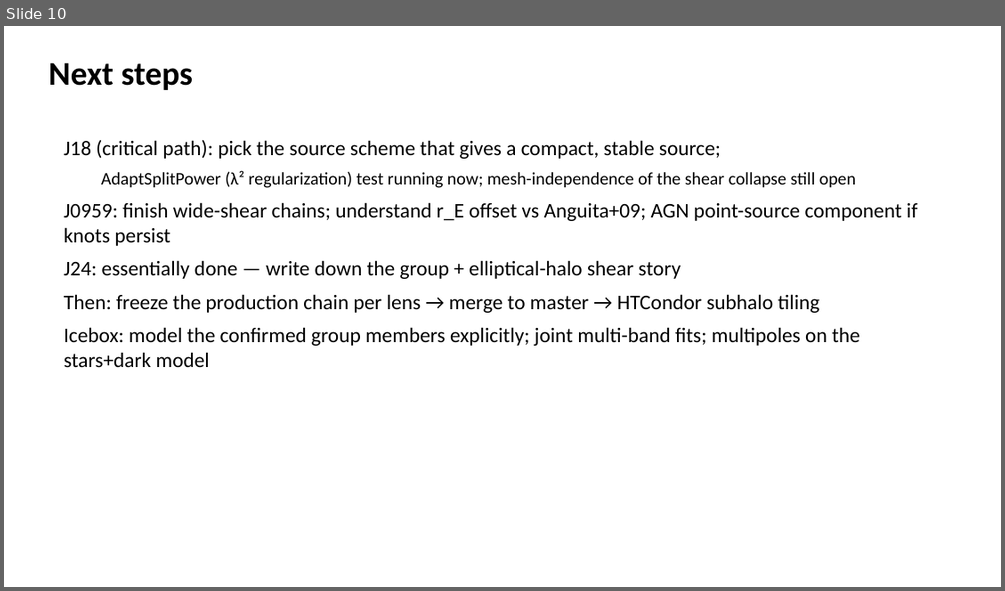
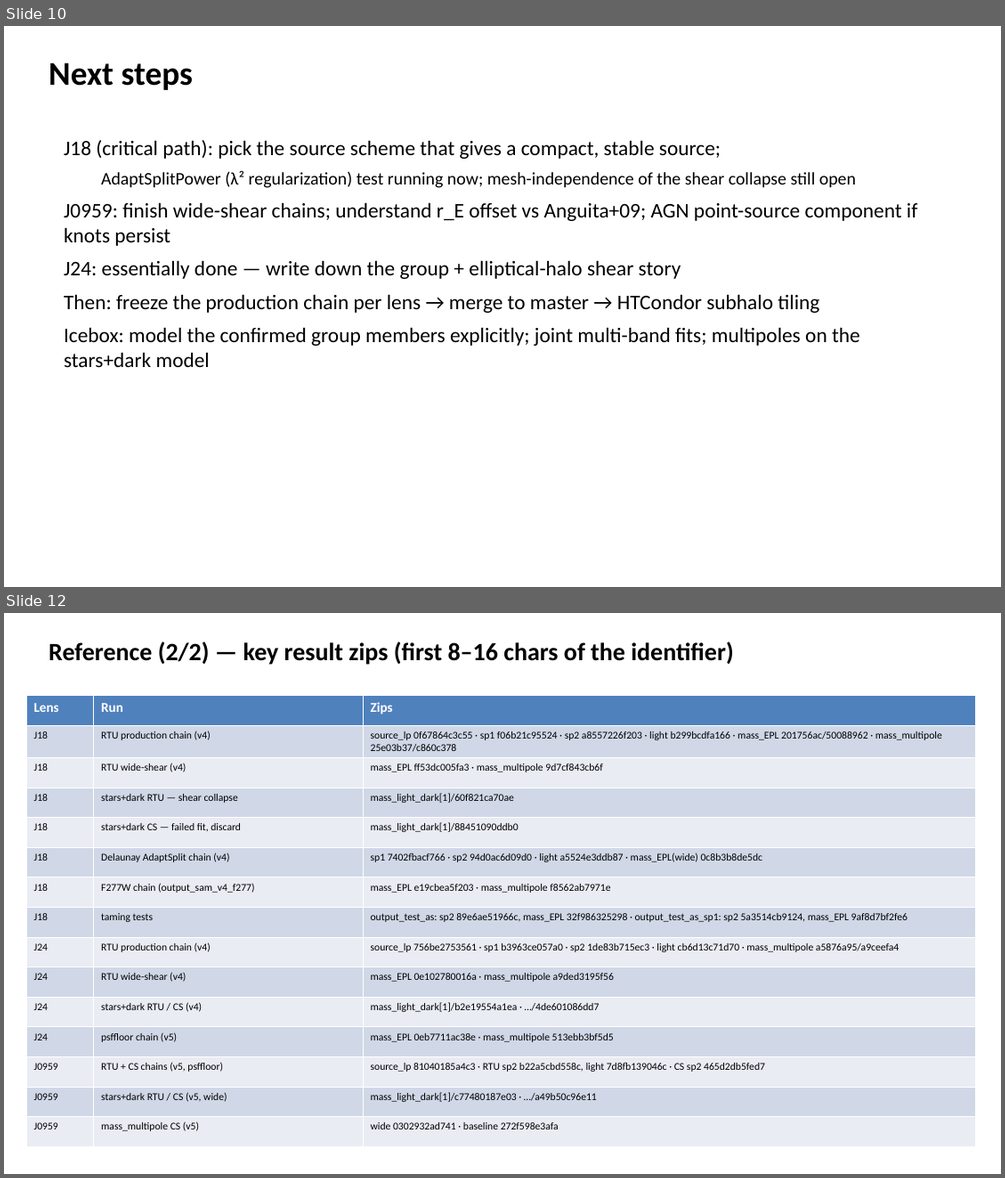
Before and after one commit to gravlensingcuhk/PyAutoLens-Project, a slide deck: docs/update_2026-11-12/cowls_status_2026-11-12.pptx. Shown one above the other, each under a label of ours: slide 10 before the commit, slides 10 and 12 after it; the slides between them are not shown. The pictures are 1005x591 and 1005x1178 pixels, drawn with LibreOffice and Linux fonts; fonts in the diff are those of the drawing. Boxes give left, top, right and bottom in pixels: in the first picture for what was removed or moved away, otherwise in the second. Text is boxed around its words. In the diff, an @@ line names an element or a change of style, - is before the commit and + after.

Commit message:
Add reference slides (folder map + key zip identifiers) and full run inventory

```diff
--- a/docs/update_2026-11-12/cowls_status_2026-11-12.pptx
+++ b/docs/update_2026-11-12/cowls_status_2026-11-12.pptx
@@ slide 12 added at box(4, 613, 1001, 1174), background #FFFFFF @@
@@ text added at box(48, 641, 733, 665), 24 pt, text #000000, bold @@
+Reference (2/2) — key result zips (first 8–16 chars of the identifier)
@@ table added at box(26, 695, 976, 1144), 15 rows, 3 columns @@
+Lens | Run | Zips
+J18 | RTU production chain (v4) | source_lp 0f67864c3c55 · sp1 f06b21c95524 · sp2 a8557226f203 · light b299bcdfa166 · mass_EPL 201756ac/50088962 · mass_multipole 25e03b37/c860c378
+J18 | RTU wide-shear (v4) | mass_EPL ff53dc005fa3 · mass_multipole 9d7cf843cb6f
+J18 | stars+dark RTU — shear collapse | mass_light_dark[1]/60f821ca70ae
+J18 | stars+dark CS — failed fit, discard | mass_light_dark[1]/88451090ddb0
+J18 | Delaunay AdaptSplit chain (v4) | sp1 7402fbacf766 · sp2 94d0ac6d09d0 · light a5524e3ddb87 · mass_EPL(wide) 0c8b3b8de5dc
+J18 | F277W chain (output_sam_v4_f277) | mass_EPL e19cbea5f203 · mass_multipole f8562ab7971e
+J18 | taming tests | output_test_as: sp2 89e6ae51966c, mass_EPL 32f986325298 · output_test_as_sp1: sp2 5a3514cb9124, mass_EPL 9af8d7bf2fe6
+J24 | RTU production chain (v4) | source_lp 756be2753561 · sp1 b3963ce057a0 · sp2 1de83b715ec3 · light cb6d13c71d70 · mass_multipole a5876a95/a9ceefa4
+J24 | RTU wide-shear (v4) | mass_EPL 0e102780016a · mass_multipole a9ded3195f56
+J24 | stars+dark RTU / CS (v4) | mass_light_dark[1]/b2e19554a1ea · …/4de601086dd7
+J24 | psffloor chain (v5) | mass_EPL 0eb7711ac38e · mass_multipole 513ebb3bf5d5
+J0959 | RTU + CS chains (v5, psffloor) | source_lp 81040185a4c3 · RTU sp2 b22a5cbd558c, light 7d8fb139046c · CS sp2 465d2db5fed7
+J0959 | stars+dark RTU / CS (v5, wide) | mass_light_dark[1]/c77480187e03 · …/a49b50c96e11
+J0959 | mass_multipole CS (v5) | wide 0302932ad741 · baseline 272f598e3afa
```
Also in this commit, not shown: 1 other slide added, 2 other files.
